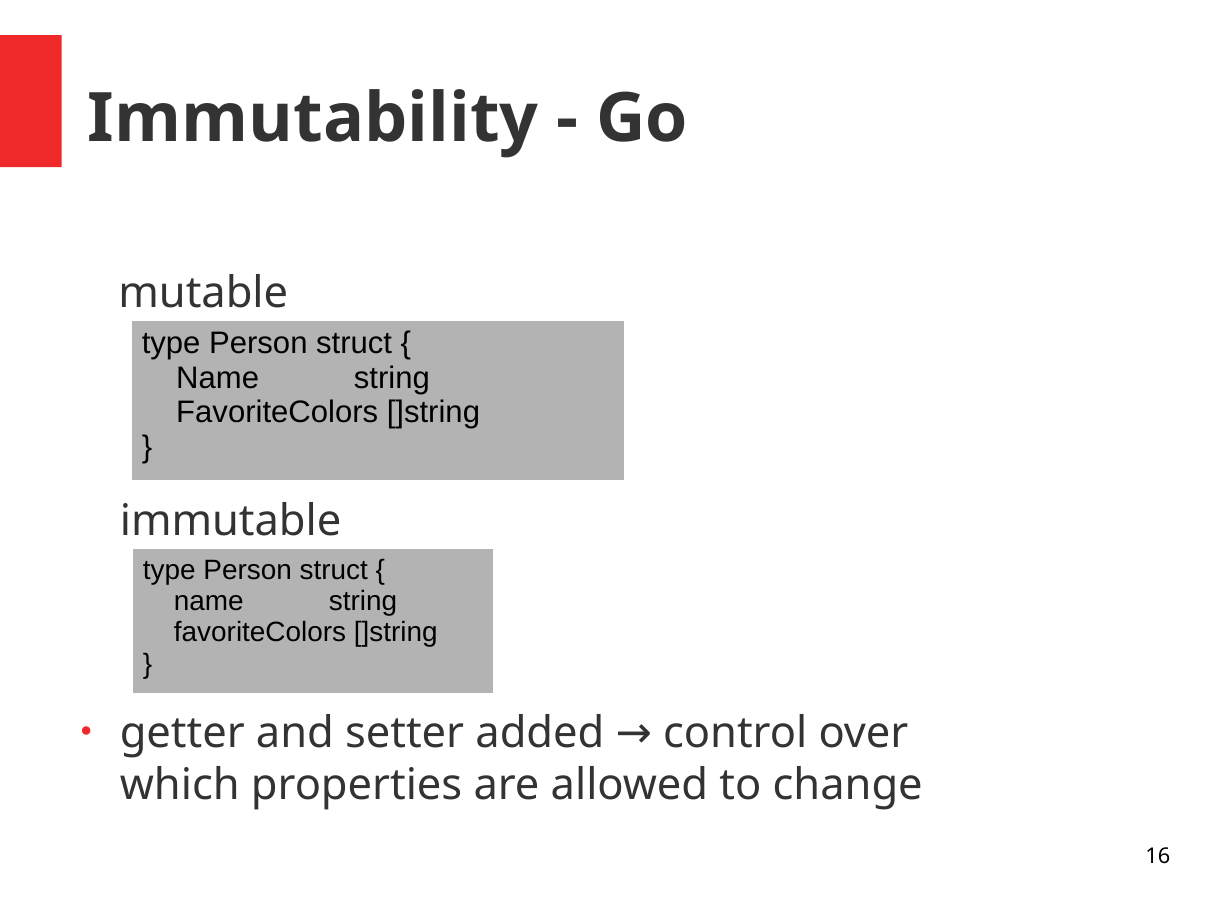
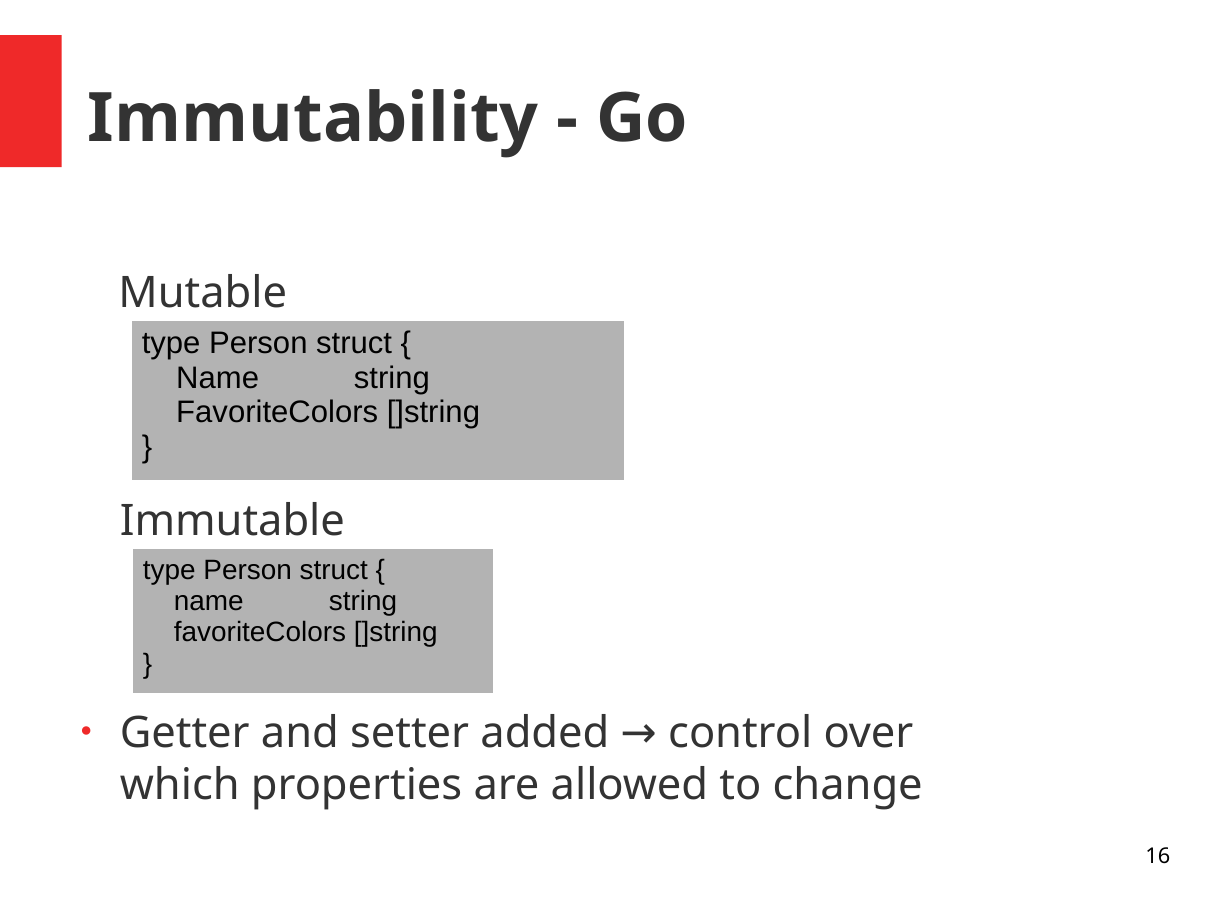
Before and after one commit to simonmtr/inf-fwpm-objective-c-bool-parser, a slide deck: slide 16 of presentation/presentation.odp. Drawn at 1232x924 pixels with LibreOffice and Linux fonts; fonts in the diff are those of the drawing. Boxes give left, top, right and bottom in pixels: in the first picture for what was removed or moved away, otherwise in the second. Text is boxed around its words. In the diff, an @@ line names an element or a change of style, - is before the commit and + after.

```diff
--- a/presentation/presentation.odp
+++ b/presentation/presentation.odp
@@ text at (x1=118, y1=274, x2=287, y2=308): text changed @@
-mutable
+Mutable
@@ text at (x1=120, y1=502, x2=345, y2=536): text changed @@
-immutable
+Immutable
@@ text at (x1=120, y1=714, x2=923, y2=810): text changed @@
-● getter and setter added → control over which properties are allowed to change
+● Getter and setter added → control over which properties are allowed to change
```
Also in this commit, not shown: 9 other slides changed, 4 other files.
